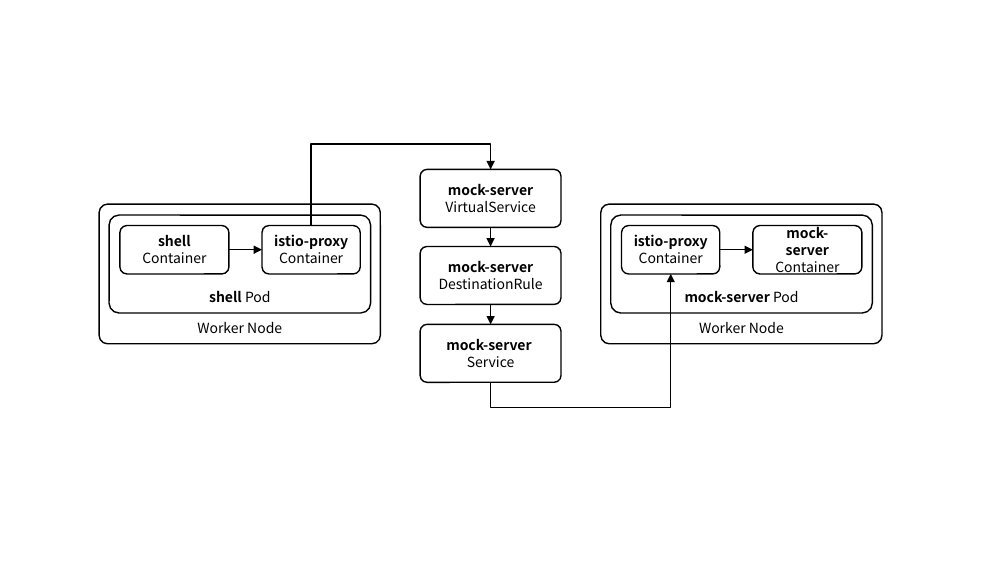
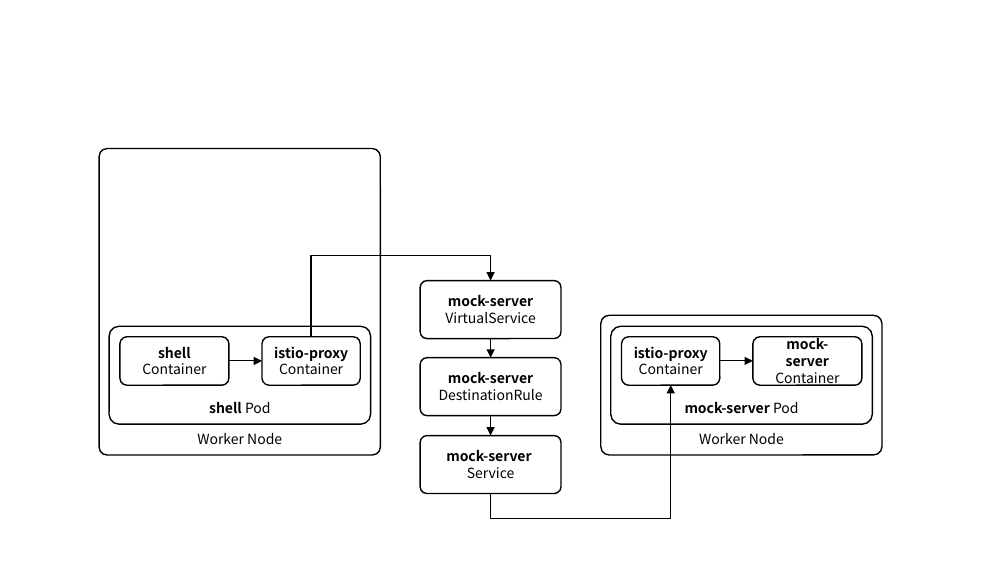
Before and after one commit to ssup2/blog-software, a slide deck: slide 1 of content/docs/theory-analysis/istio-proxy-header/images/images.pptx. Drawn at 1008x567 pixels with LibreOffice and Linux fonts; fonts in the diff are those of the drawing. Boxes give left, top, right and bottom in pixels: in the first picture for what was removed or moved away, otherwise in the second. Text is boxed around its words. In the diff, an @@ line names an element or a change of style, - is before the commit and + after.

```diff
--- a/content/docs/theory-analysis/istio-proxy-header/images/images.pptx
+++ b/content/docs/theory-analysis/istio-proxy-header/images/images.pptx
@@ rounded rectangle "Worker Node": place and size @@
-rounded rectangle "Worker Node" at bbox=[99, 205, 380, 345]
+rounded rectangle "Worker Node" at bbox=[99, 148, 380, 455]
@@ rounded rectangle "Worker Node" at bbox=[99, 148, 380, 455]: proportions changed @@
@@ 10 rounded rectangles, 4 arrows, 2 elbow arrows: place and size @@
-10 rounded rectangles, 4 arrows, 2 elbow arrows at bbox=[109, 144, 882, 407]
+10 rounded rectangles, 4 arrows, 2 elbow arrows at bbox=[109, 255, 882, 519]
```
Also in this commit, not shown: 2 other files.
